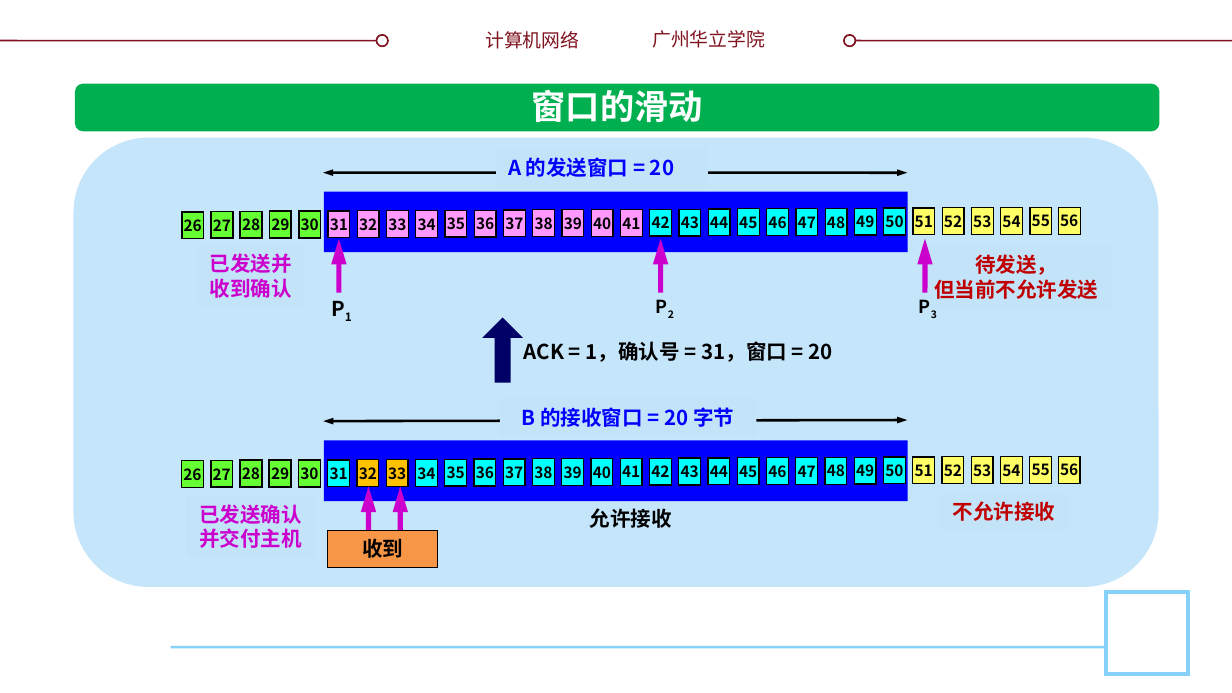
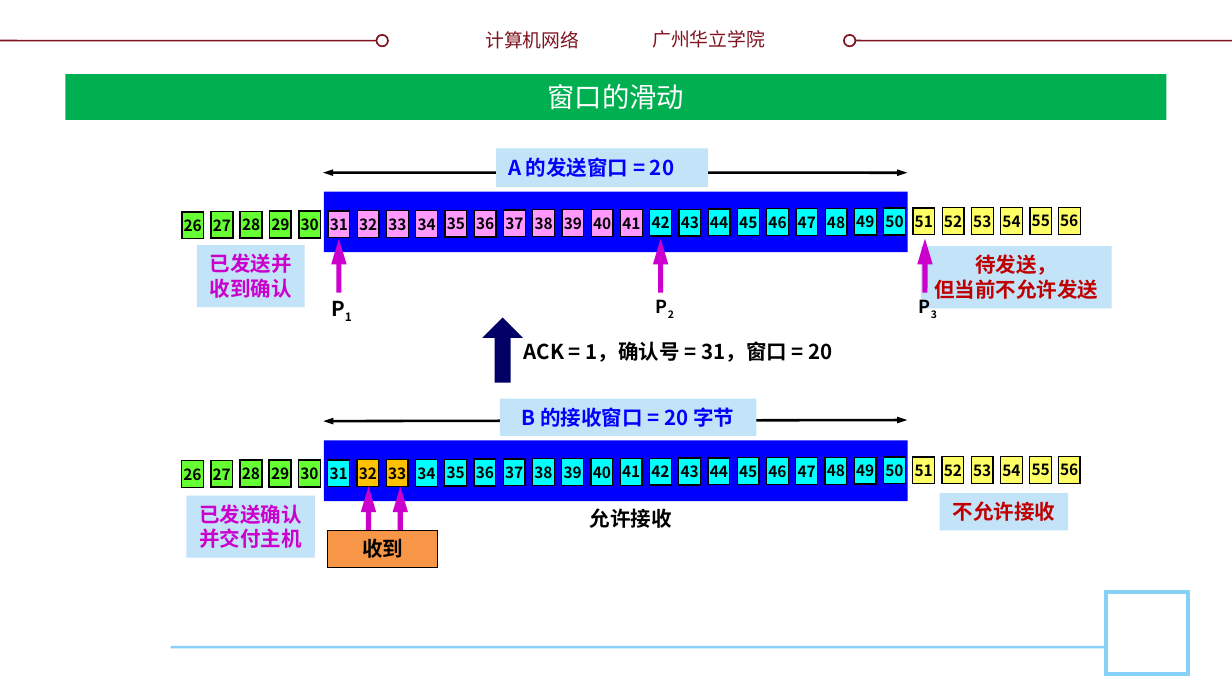
Before and after one commit to glplaman/glplaman.github.io, a slide deck: slide 99 of network/ppt/chap5.pptx (slide 96 before the commit). Drawn at 1232x693 pixels with LibreOffice and Linux fonts; fonts in the diff are those of the drawing; background and template pictures are left out. Boxes give left, top, right and bottom in pixels: in the first picture for what was removed or moved away, otherwise in the second. Text is boxed around its words. In the diff, an @@ line names an element or a change of style, - is before the commit and + after.

```diff
--- a/network/ppt/chap5.pptx
+++ b/network/ppt/chap5.pptx
@@ title "窗口的滑动": place and size @@
-title "窗口的滑动" at bbox=[532, 90, 703, 122]
+title "窗口的滑动" at bbox=[65, 74, 1167, 120]
@@ title "窗口的滑动" at bbox=[65, 74, 1167, 120]: size 20 to 16 pt, font Noto Sans CJK SC to Montserrat, bold off; vertical alignment top to middle; fill none to #00B050 @@
@@ rounded rectangle removed at bbox=[75, 84, 1159, 132] @@
@@ rounded rectangle removed at bbox=[74, 138, 1159, 588] @@
@@ 4 rectangles: place and size @@
-4 rectangles at bbox=[199, 253, 1098, 548]
+4 rectangles at bbox=[186, 245, 1111, 557]
```
Also in this commit, not shown: 40 other slides changed, 3 slides added, 11 other files.
